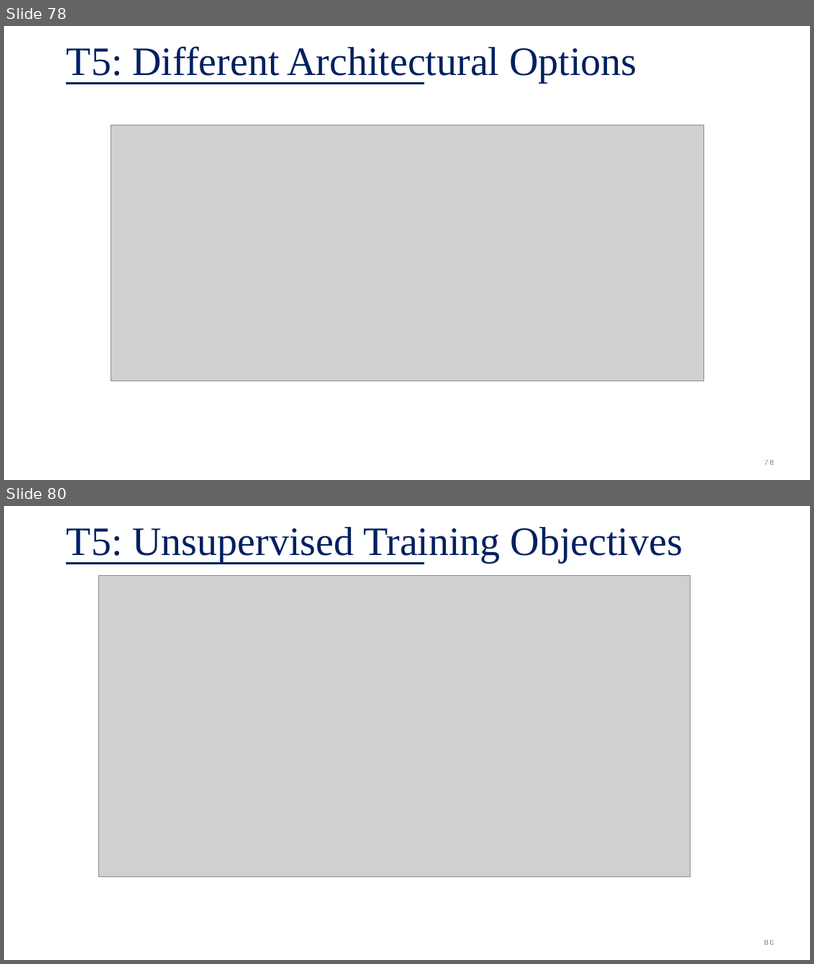
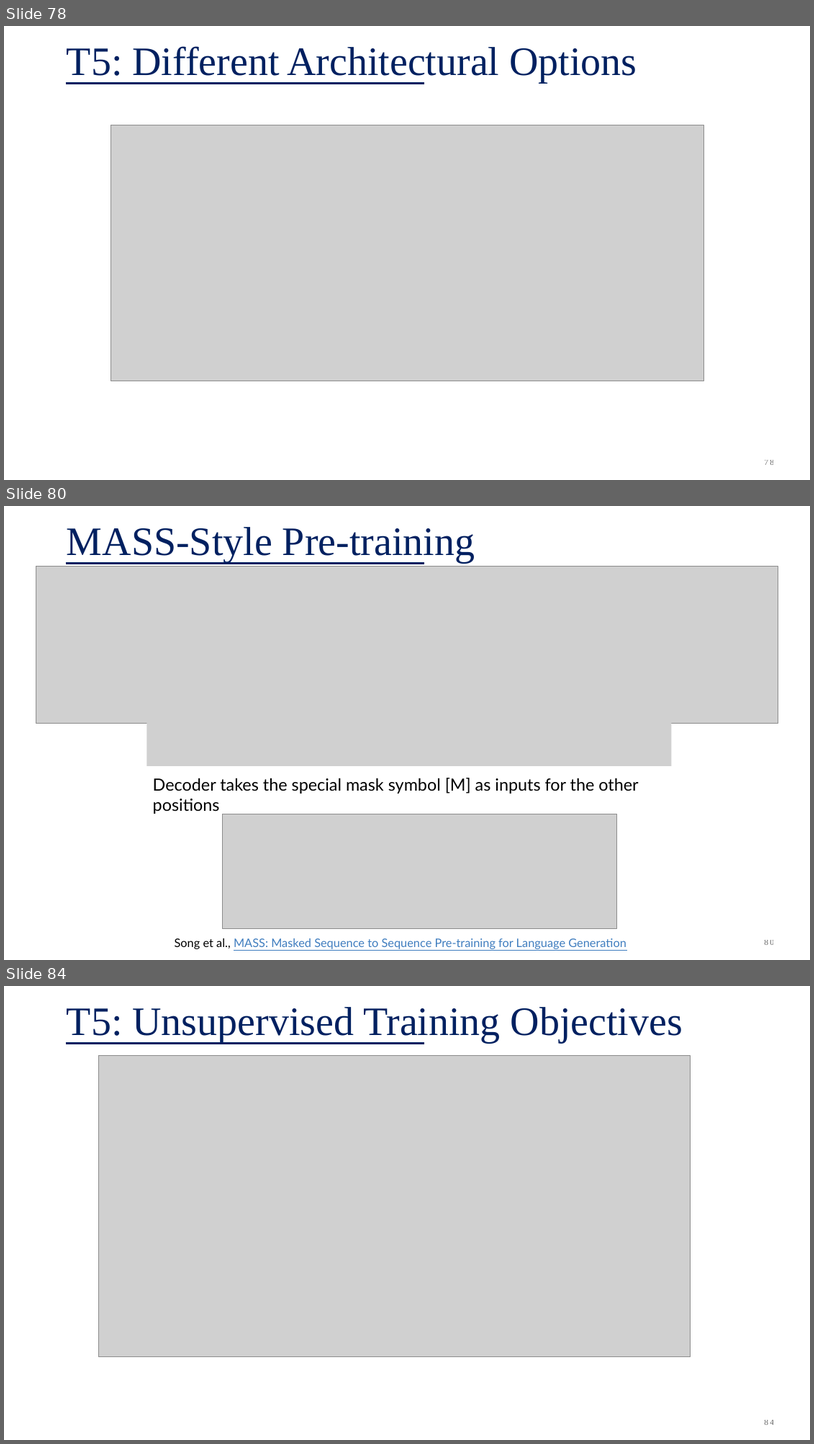
Before and after one commit to plaban/fllm-aut25, a slide deck: assets/class_notes/04b. LLM-Architectures.pptx. Shown one above the other, each under a label of ours: slides 78 and 80 before the commit, slides 78, 80 and 84 after it; the slides between them are not shown. The pictures are 814x964 and 814x1444 pixels, drawn with LibreOffice and Linux fonts; fonts in the diff are those of the drawing; grey boxes stand for pictures. Boxes give left, top, right and bottom in pixels: in the first picture for what was removed or moved away, otherwise in the second. Text is boxed around its words. In the diff, an @@ line names an element or a change of style, - is before the commit and + after.

```diff
--- a/assets/class_notes/04b. LLM-Architectures.pptx
+++ b/assets/class_notes/04b. LLM-Architectures.pptx
@@ slide 80 added at [4, 506, 810, 960], background #FFFFFF; not listed: 1 template element that a slide beside it also shows @@
@@ title added at [67, 527, 475, 562], 48 pt, text #002060 @@
+MASS-Style Pre-training
@@ picture added at [36, 566, 778, 723] @@
@@ picture added at [147, 719, 672, 765] @@
@@ text added at [153, 777, 638, 813], 20 pt, text #000000 @@
+Decoder takes the special mask symbol [M] as inputs for the other positions
@@ picture added at [223, 814, 618, 928] @@
@@ text added at [175, 938, 627, 949], 14 pt, text #3F7DBF, underline @@
+Song et al., MASS: Masked Sequence to Sequence Pre-training for Language Generation
@@ page number added at [764, 939, 774, 944], 10 pt, text #000000 at 60% opacity @@
+80
@@ what was slide 80 is now slide 84 @@
@@ page number at [764, 1419, 774, 1424]: text changed @@
-80
+84
```
Also in this commit, not shown: 10 slides changed, 3 other slides added, 1 slide removed, 2 other files.
